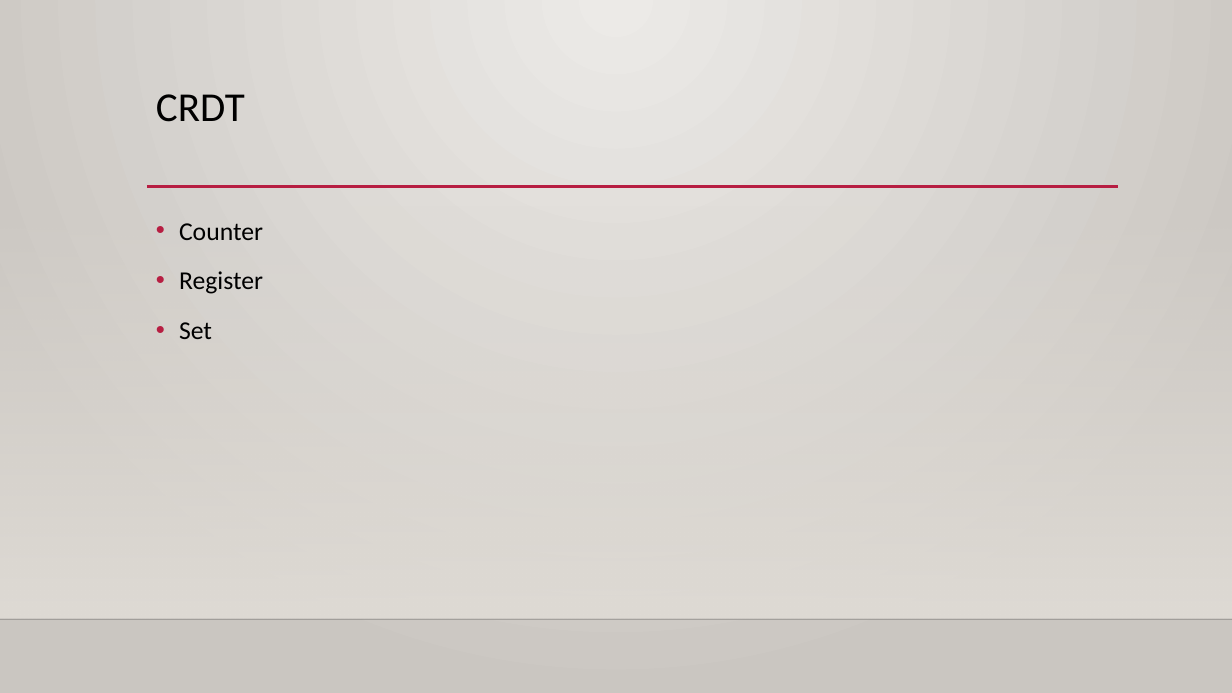
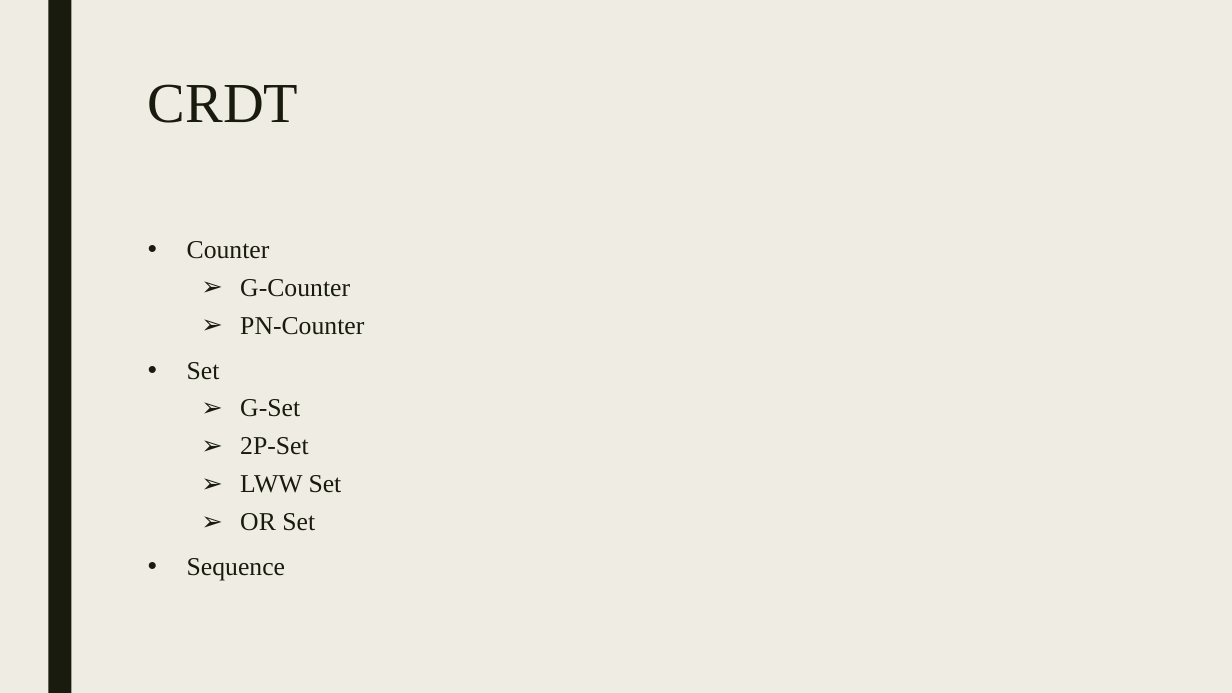
Before and after one commit to azhagumathi/pres, a slide deck: slide 6 of crdt.pptx (slide 8 before the commit). Drawn at 1232x693 pixels with LibreOffice and Linux fonts; fonts in the diff are those of the drawing; background and template pictures are left out. Boxes give left, top, right and bottom in pixels: in the first picture for what was removed or moved away, otherwise in the second. Text is boxed around its words. In the diff, an @@ line names an element or a change of style, - is before the commit and + after.

```diff
--- a/crdt.pptx
+++ b/crdt.pptx
@@ background gradient #ECEAE7 to #CAC7C1 to #EFEDE3 @@
@@ rectangle added at (48, 0, 71, 693), fill #191B0E @@
@@ title "CRDT": place and size @@
-title "CRDT" at (156, 94, 245, 122)
+title "CRDT" at (148, 84, 298, 123)
@@ title "CRDT" at (148, 84, 298, 123): size 32 to 44 pt, font Calibri to Times New Roman, text colour #000000 to #191B0E; line spacing 0.9 to 0.89 @@
@@ rectangle removed at (0, 204, 1232, 619) @@
@@ line removed from (147, 187) to (1118, 187) @@
@@ text "Counter": place and size @@
-text "Counter" at (179, 223, 263, 339)
+text "Counter" at (187, 241, 364, 580)
@@ text at (187, 241, 270, 380): font Calibri to Times New Roman, text colour #000000 to #191B0E in "Counter", "Set"; indent changed; line spacing 1.2 to 0.94; more space between paragraphs @@
@@ text at (240, 279, 364, 335): text changed; font Calibri to Times New Roman; text colour #000000 to #191B0E @@
-• Register
+  ➢ G-Counter
+  ➢ PN-Counter
@@ text at (187, 399, 342, 580): paragraphs added @@
+  ➢ G-Set
+  ➢ 2P-Set
+  ➢ LWW Set
+  ➢ OR Set
+• Sequence
@@ line removed from (0, 619) to (1232, 619) @@
```
Also in this commit, not shown: 9 other slides changed, 2 slides added, 22 slides removed, 1 other file.
